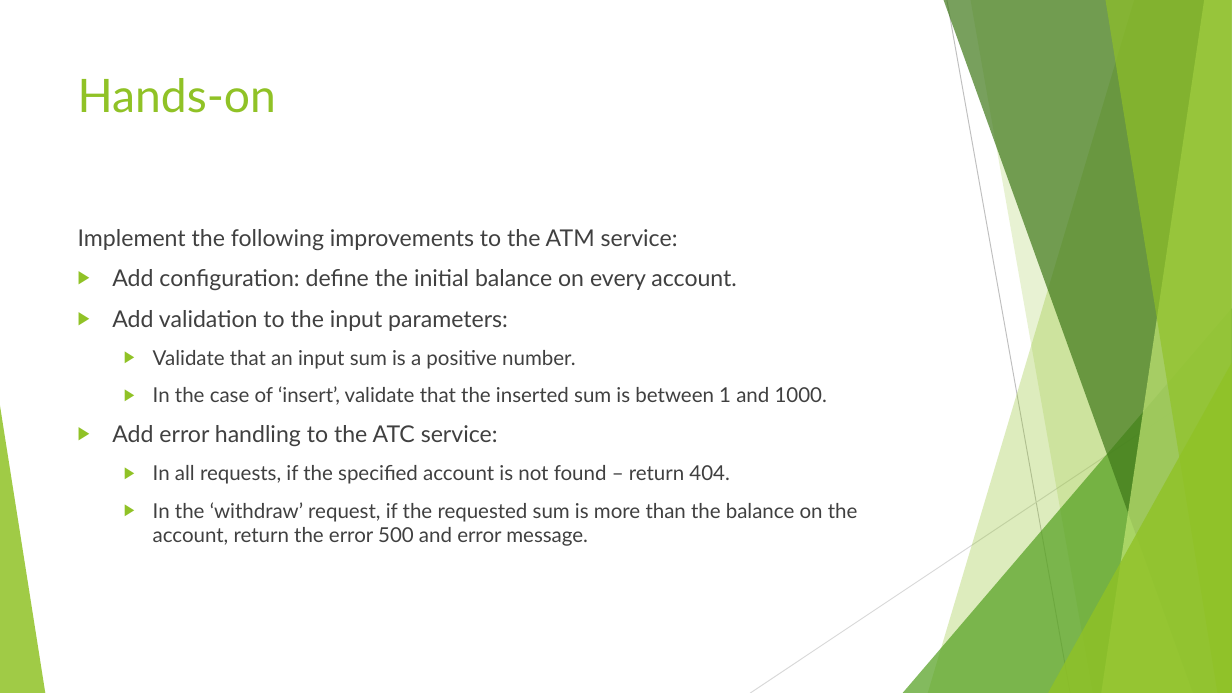
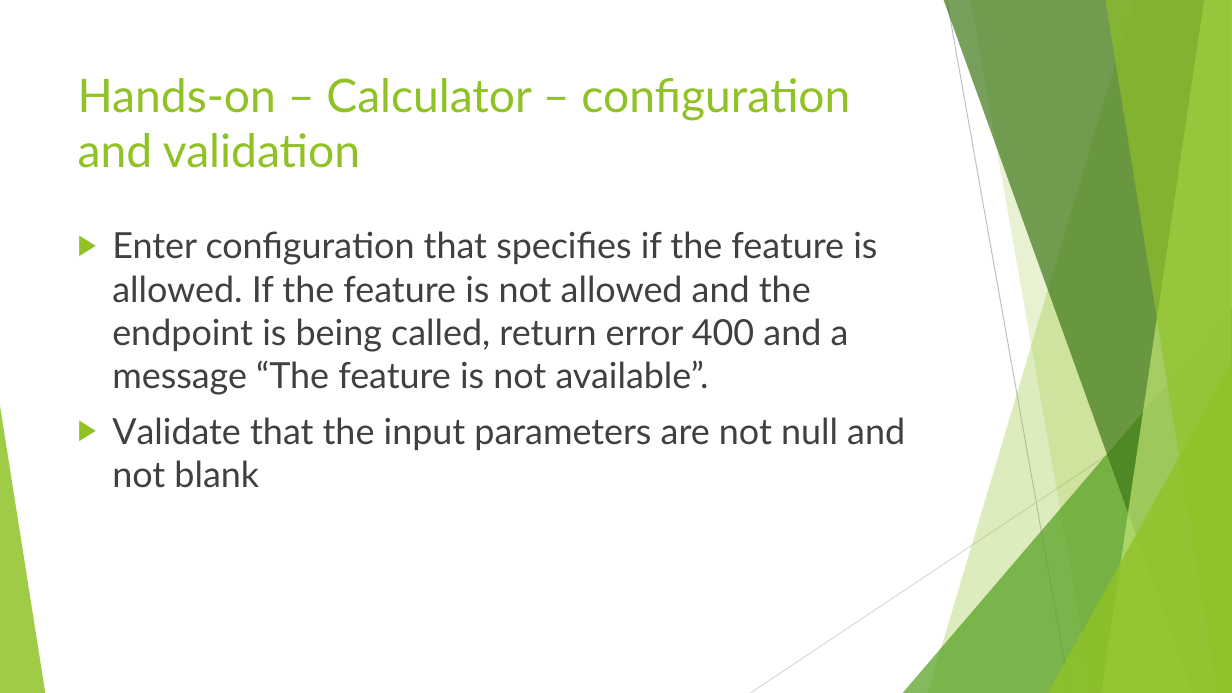
Before and after one commit to ybensman/SpringMicroserviceDemo, a slide deck: slide 42 of Spring_Beginners_2_SpringBootForMS.pptx (slide 40 before the commit). Drawn at 1232x693 pixels with LibreOffice and Linux fonts; fonts in the diff are those of the drawing. Boxes give left, top, right and bottom in pixels: in the first picture for what was removed or moved away, otherwise in the second. Text is boxed around its words. In the diff, an @@ line names an element or a change of style, - is before the commit and + after.

Commit message:
Changes in Presentation

```diff
--- a/Spring_Beginners_2_SpringBootForMS.pptx
+++ b/Spring_Beginners_2_SpringBootForMS.pptx
@@ title at [78, 78, 850, 168]: text changed @@
-Hands-on
+Hands-on – Calculator – configuration and validation
@@ text at [112, 231, 905, 488]: text changed; size 16 to 28 pt @@
-Implement the following improvements to the ATM service:
-▶ Add configuration: define the initial balance on every account.
-▶ Add validation to the input parameters:
-  ▶ Validate that an input sum is a positive number.
-  ▶ In the case of ‘insert’, validate that the inserted sum is between 1 and 1000.
-▶ Add error handling to the ATC service:
-  ▶ In all requests, if the specified account is not found – return 404.
-  ▶ In the ‘withdraw’ request, if the requested sum is more than the balance on the account, return the error 500 and error message.
+▶ Enter configuration that specifies if the feature is allowed. If the feature is not allowed and the endpoint is being called, return error 400 and a message “The feature is not available”.
+▶ Validate that the input parameters are not null and not blank
```
Also in this commit, not shown: 8 other slides changed, 2 slides added.
